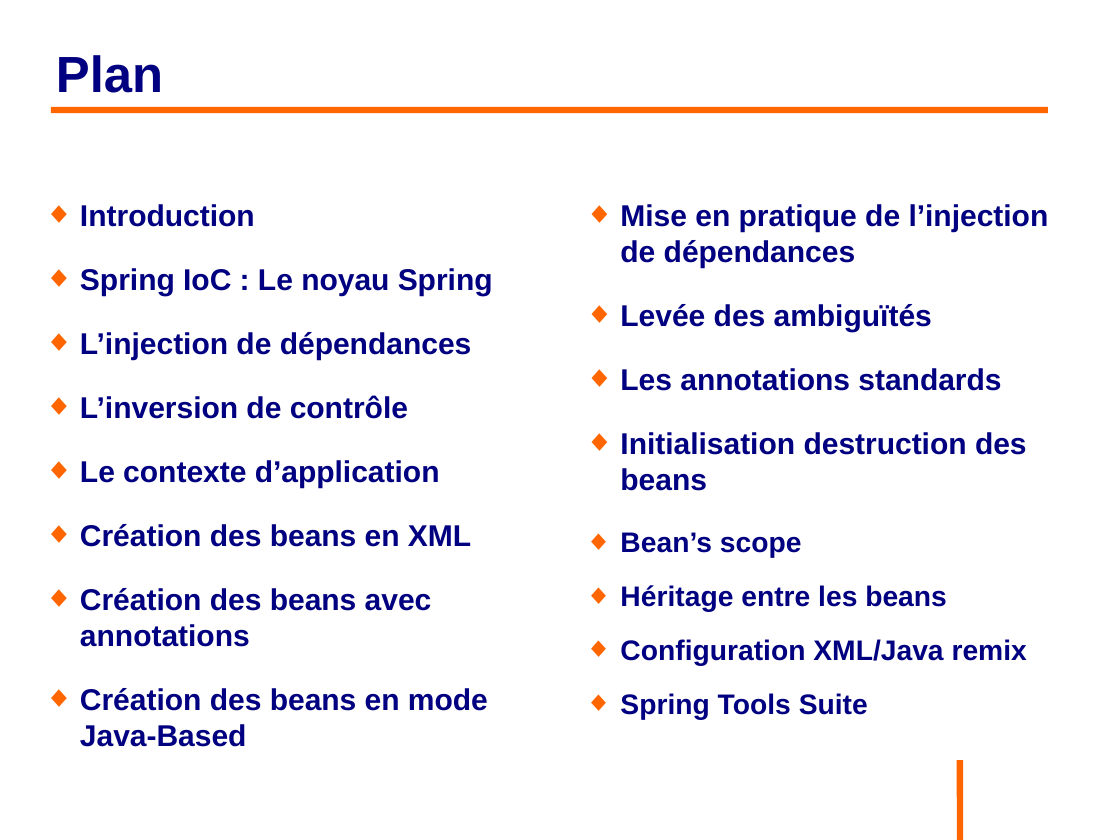
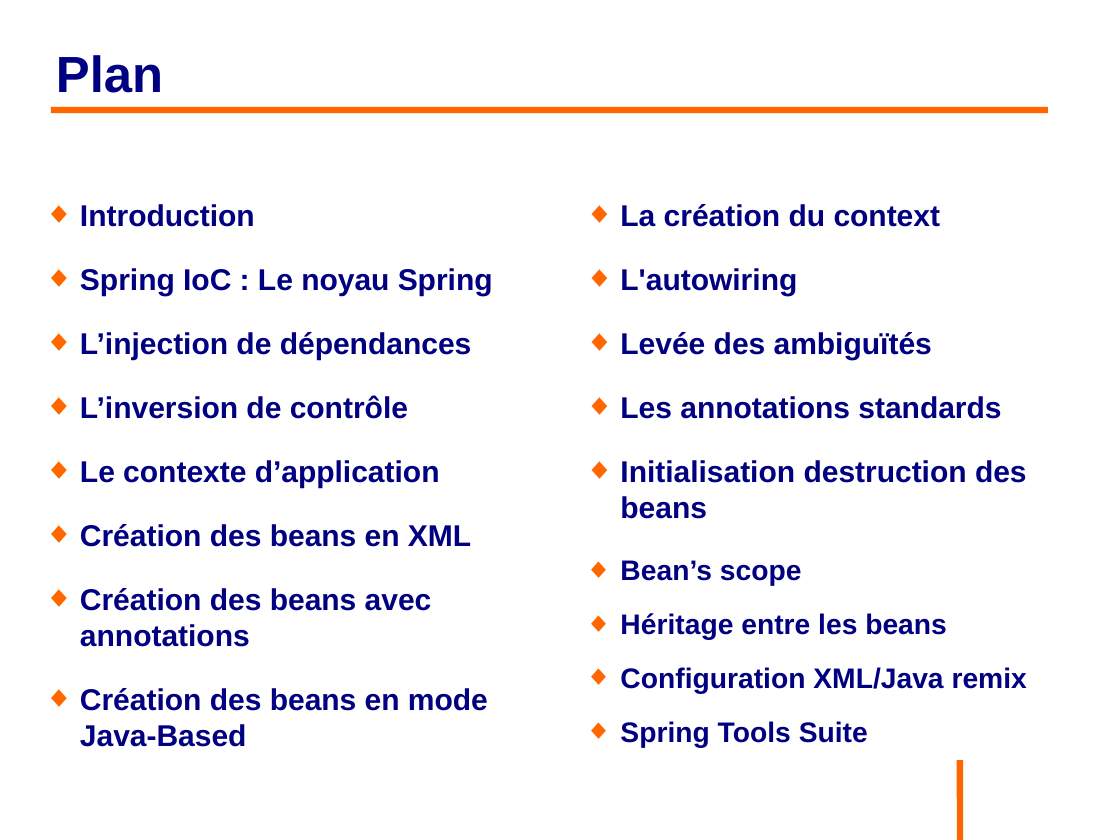
Before and after one commit to philphils/formation-spring, a slide deck: slide 2 of Documentation/diapo_formation_spring.odp. Drawn at 1120x840 pixels with LibreOffice and Linux fonts; fonts in the diff are those of the drawing; background and template pictures are left out. Boxes give left, top, right and bottom in pixels: in the first picture for what was removed or moved away, otherwise in the second. Text is boxed around its words. In the diff, an @@ line names an element or a change of style, - is before the commit and + after.

Commit message:
Ajout partie la création du context

```diff
--- a/Documentation/diapo_formation_spring.odp
+++ b/Documentation/diapo_formation_spring.odp
@@ text at (620,204,941,296): text changed @@
-◆ Mise en pratique de l’injection de dépendances
+◆ La création du context
+◆ L'autowiring
```
Also in this commit, not shown: 1 other slide changed, 6 slides added, 1 slide removed.
